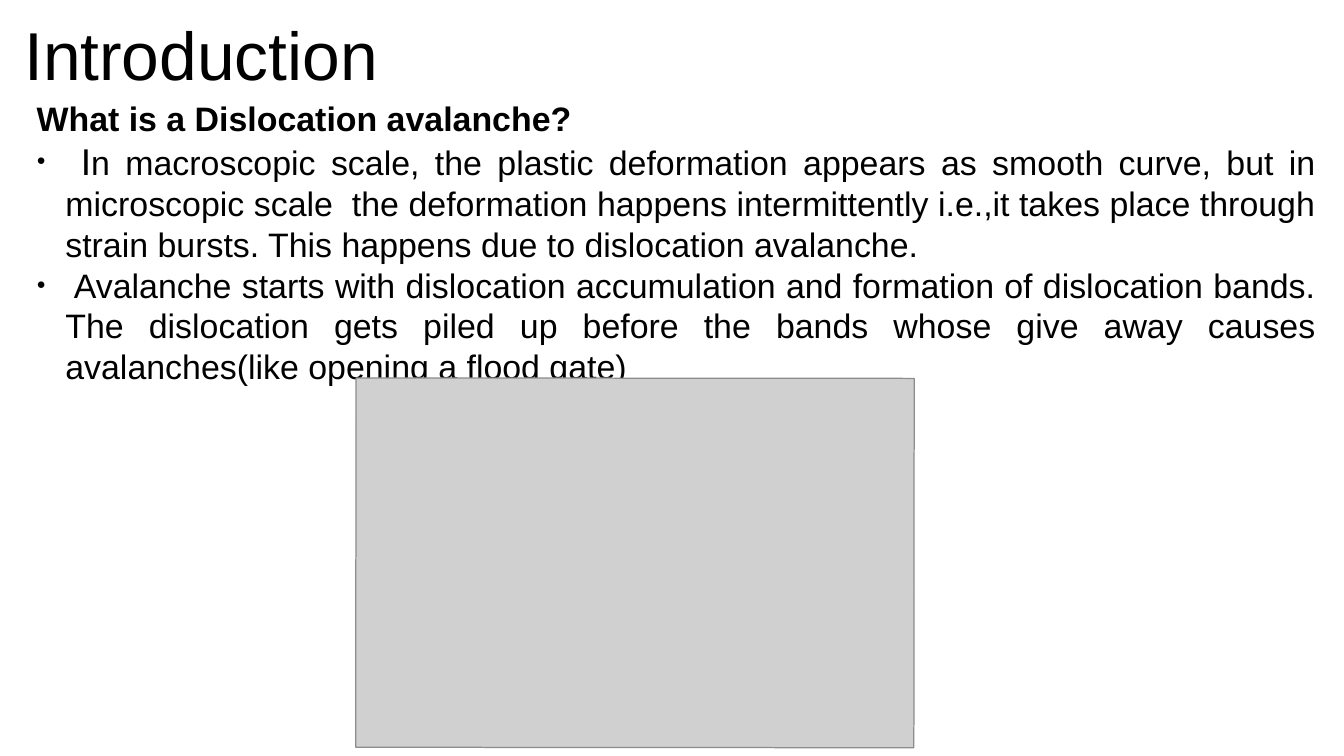
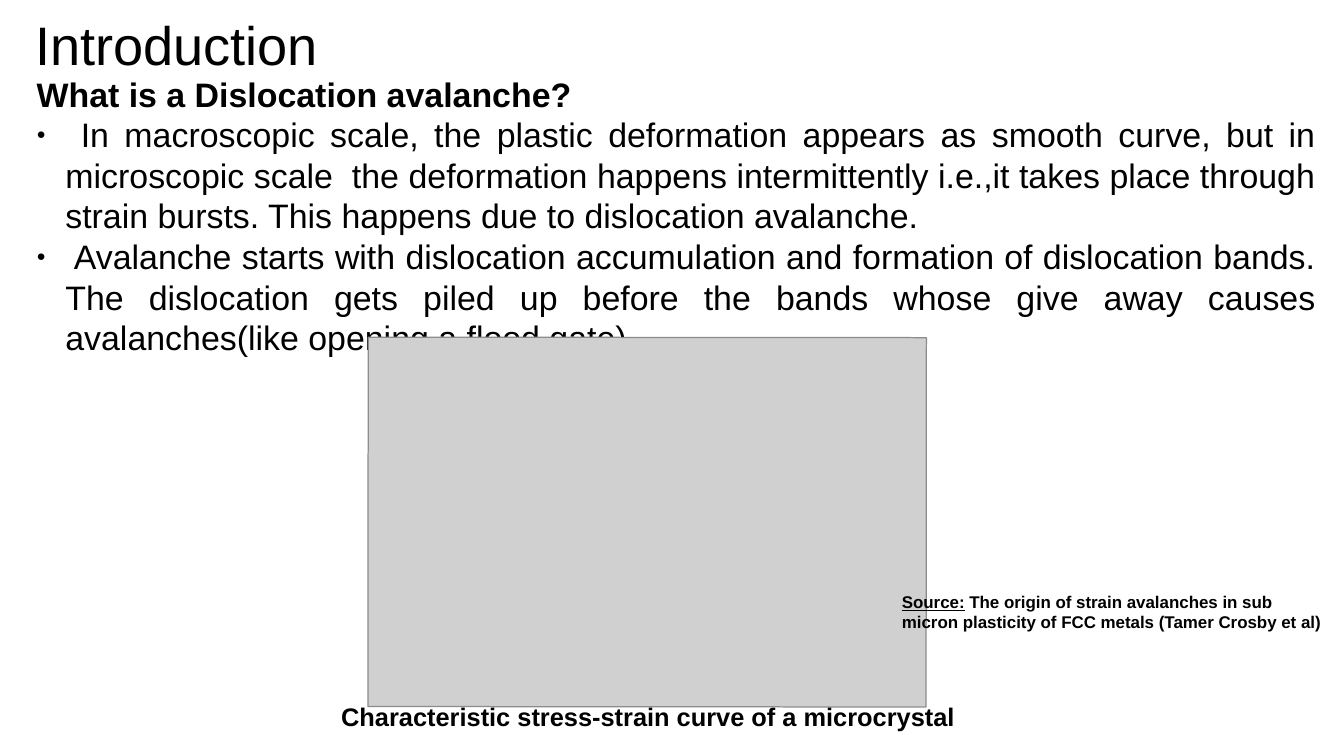
Before and after one commit to ARUN-PRAKASH-95/Journal-club, a slide deck: slide 2 of Presentation/Journalclub.odp. Drawn at 1344x756 pixels with LibreOffice and Linux fonts; fonts in the diff are those of the drawing; grey boxes stand for pictures. Boxes give left, top, right and bottom in pixels: in the first picture for what was removed or moved away, otherwise in the second. Text is boxed around its words. In the diff, an @@ line names an element or a change of style, - is before the commit and + after.

```diff
--- a/Presentation/Journalclub.odp
+++ b/Presentation/Journalclub.odp
@@ title "Introduction": place and size @@
-title "Introduction" at (24,31,378,81)
+title "Introduction" at (35,25,318,66)
@@ title "Introduction" at (35,25,318,66): size 40 to 32 pt @@
@@ subtitle "What is a Dislocation avalanche?": place and size @@
-subtitle "What is a Dislocation avalanche?" at (37,106,1315,386)
+subtitle "What is a Dislocation avalanche?" at (37,82,1315,357)
@@ subtitle at (65,122,1315,235): size 22 to 20 pt in "In" @@
@@ picture: place and size @@
-picture at (356,378,915,748)
+picture at (368,337,927,708)
@@ text added at (902,594,1321,632), 10 pt, text #000000, bold @@
+Source: The origin of strain avalanches in sub micron plasticity of FCC metals (Tamer Crosby et al)
@@ text added at (341,705,955,731), 15 pt, text #000000, bold @@
+Characteristic stress-strain curve of a microcrystal
```
Also in this commit, not shown: 15 other slides changed, 1 slide added, 1 other file.
